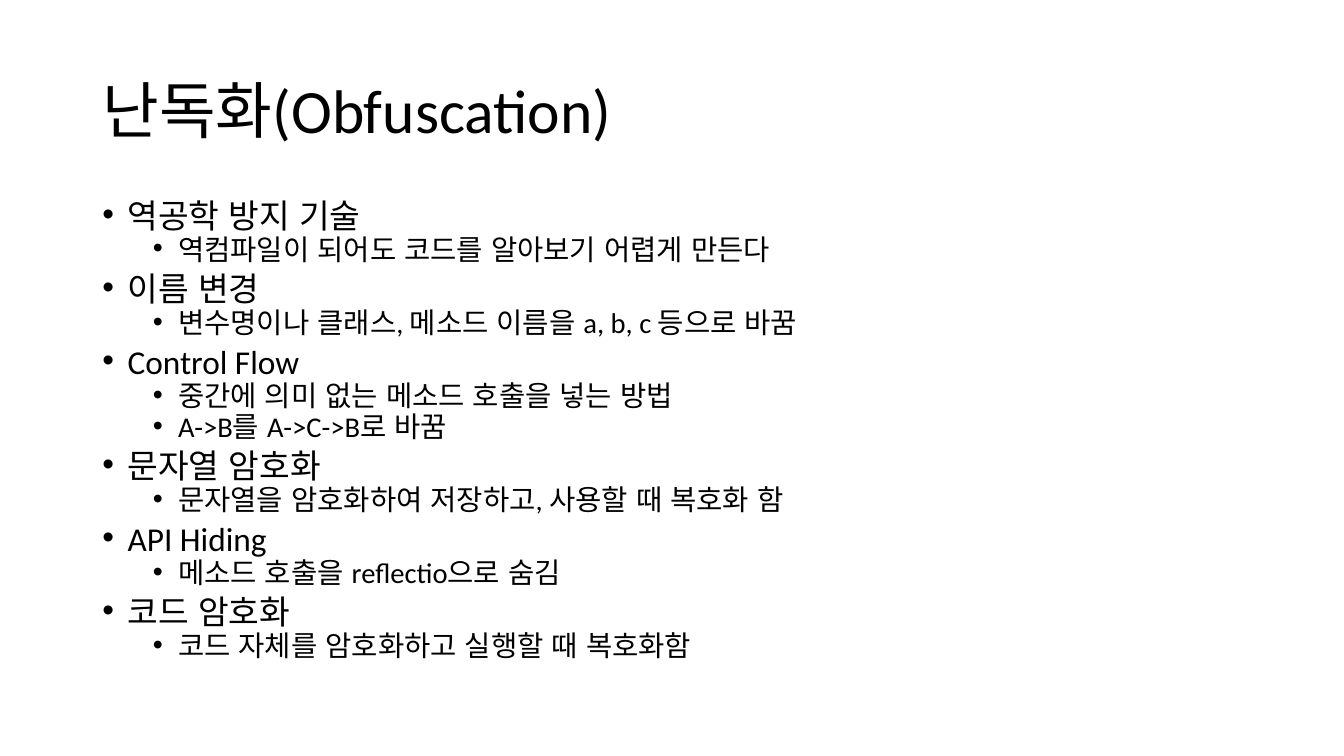
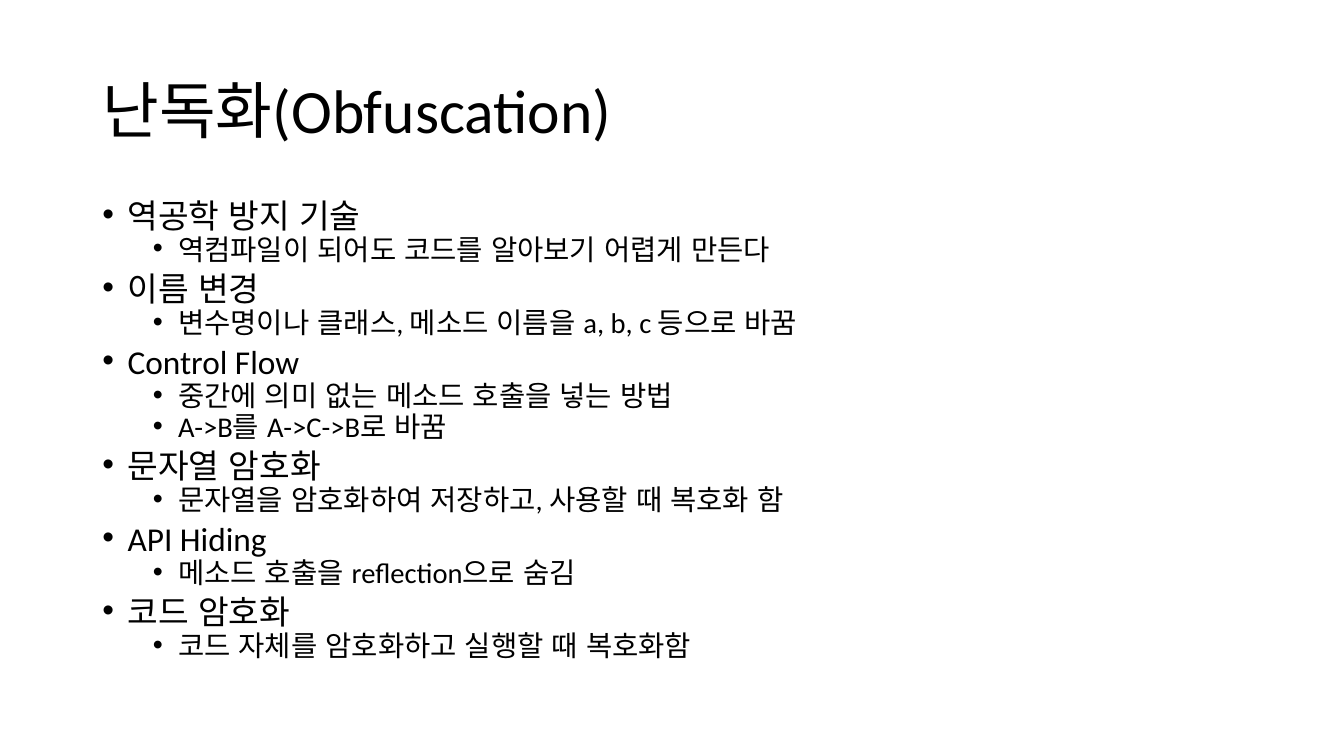
Before and after one commit to jyheo/jyheo.github.io, a slide deck: slide 2 of androidsec/안드로이드 난독화.pptx. Drawn at 1344x756 pixels with LibreOffice and Linux fonts; fonts in the diff are those of the drawing. Boxes give left, top, right and bottom in pixels: in the first picture for what was removed or moved away, otherwise in the second. Text is boxed around its words. In the diff, an @@ line names an element or a change of style, - is before the commit and + after.

```diff
--- a/androidsec/안드로이드 난독화.pptx
+++ b/androidsec/안드로이드 난독화.pptx
@@ text at bbox=[178, 554, 576, 586]: text changed @@
-  • 메소드 호출을 reflectio으로 숨김
+  • 메소드 호출을 reflection으로 숨김
```
Also in this commit, not shown: 6 other files.
